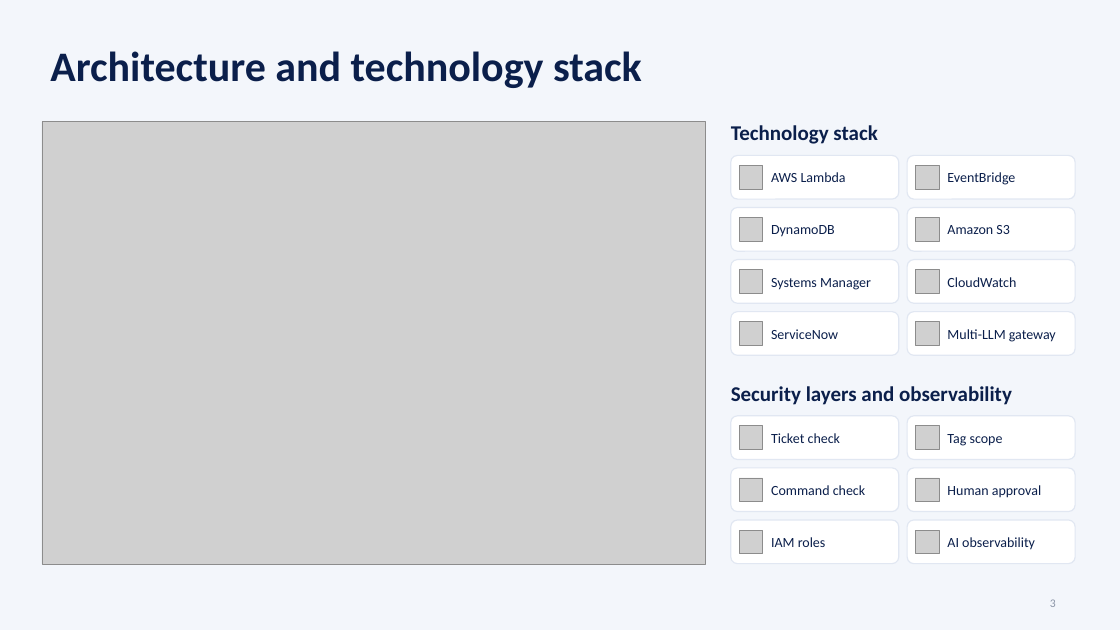
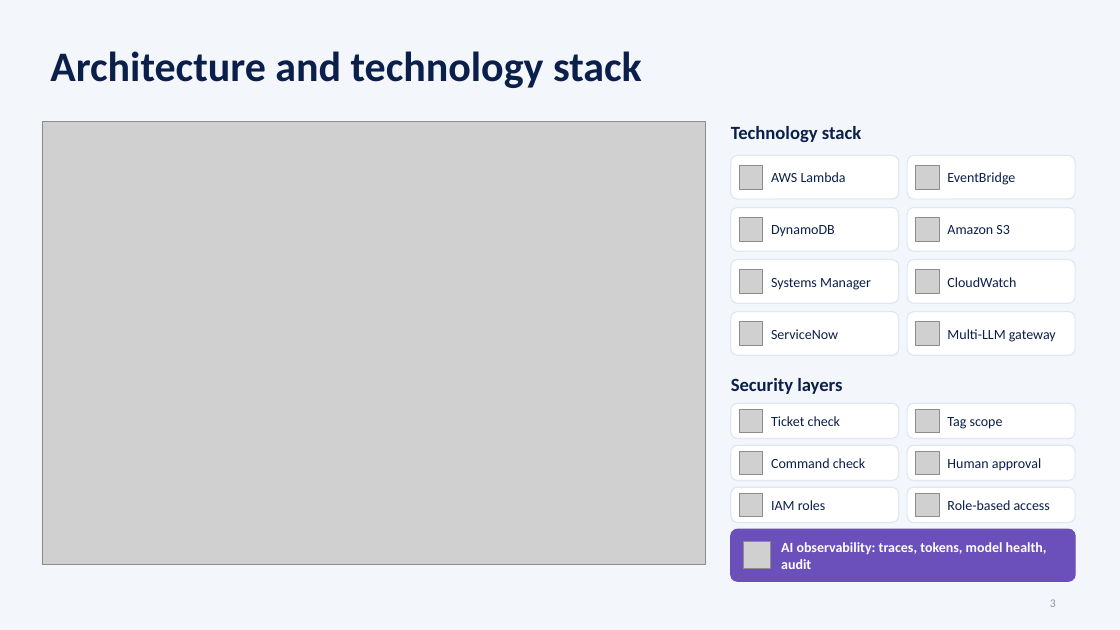
Before and after one commit to akaravind456-spec/Matrix-aiops, a slide deck: slide 3 of docs/presentation/MATRIX-Product-Deck.pptx. Drawn at 1120x630 pixels with LibreOffice and Linux fonts; fonts in the diff are those of the drawing; grey boxes stand for pictures. Boxes give left, top, right and bottom in pixels: in the first picture for what was removed or moved away, otherwise in the second. Text is boxed around its words. In the diff, an @@ line names an element or a change of style, - is before the commit and + after.

```diff
--- a/docs/presentation/MATRIX-Product-Deck.pptx
+++ b/docs/presentation/MATRIX-Product-Deck.pptx
@@ text "Technology stack" at [731, 126, 861, 142]: size 18 to 16 pt @@
@@ text at [731, 378, 842, 394]: text changed; size 18 to 16 pt @@
-Security layers and observability
+Security layers
@@ rounded rectangle: place and size @@
-rounded rectangle at [907, 416, 1075, 460]
+rounded rectangle at [731, 403, 899, 439]
@@ picture: place and size @@
-picture at [739, 426, 763, 450]
+picture at [739, 409, 763, 433]
@@ text "Ticket check": place and size @@
-text "Ticket check" at [771, 433, 840, 443]
+text "Ticket check" at [771, 416, 840, 426]
@@ rounded rectangle: place and size @@
-rounded rectangle at [731, 468, 899, 512]
+rounded rectangle at [907, 403, 1075, 439]
@@ picture: place and size @@
-picture at [916, 426, 939, 450]
+picture at [916, 409, 939, 433]
@@ text "Tag scope": place and size @@
-text "Tag scope" at [947, 434, 1003, 446]
+text "Tag scope" at [947, 417, 1003, 429]
@@ rounded rectangle: place and size @@
-rounded rectangle at [907, 468, 1075, 512]
+rounded rectangle at [731, 445, 899, 481]
@@ text "Command check": place and size @@
-text "Command check" at [771, 485, 865, 495]
+text "Command check" at [771, 458, 865, 468]
@@ proportions changed in 5 elements at [731, 403, 899, 439], [731, 445, 899, 481], [731, 487, 899, 523], [907, 403, 1075, 439], [907, 445, 1075, 481] @@
@@ rounded rectangle: place and size @@
-rounded rectangle at [731, 520, 899, 564]
+rounded rectangle at [907, 445, 1075, 481]
@@ text "Human approval": place and size @@
-text "Human approval" at [947, 485, 1041, 498]
+text "Human approval" at [947, 458, 1041, 471]
@@ picture: place and size @@
-picture at [739, 478, 763, 502]
+picture at [739, 451, 763, 475]
@@ picture: place and size @@
-picture at [916, 478, 939, 502]
+picture at [916, 451, 939, 475]
@@ rounded rectangle: place and size @@
-rounded rectangle at [907, 520, 1075, 564]
+rounded rectangle at [731, 487, 899, 523]
@@ picture: place and size @@
-picture at [739, 530, 763, 554]
+picture at [739, 493, 763, 517]
@@ text "IAM roles": place and size @@
-text "IAM roles" at [771, 537, 826, 547]
+text "IAM roles" at [771, 500, 826, 510]
@@ rounded rectangle added at [907, 487, 1075, 523], fill #FFFFFF, outline #E1E7F2 1 pt @@
@@ picture added at [916, 493, 939, 517] @@
@@ text added at [947, 500, 1050, 510], 12 pt, text #0B1F4B @@
+Role-based access
@@ rounded rectangle: place and size @@
-rounded rectangle at [731, 416, 899, 460]
+rounded rectangle at [731, 529, 1075, 581]
@@ rounded rectangle at [731, 529, 1075, 581]: fill #FFFFFF to #6B4FBB; outline #E1E7F2 1 pt to #6B4FBB 1 pt; proportions changed @@
@@ picture removed at [916, 530, 939, 554] @@
@@ text removed at [947, 537, 1035, 550] @@
-AI observability
@@ picture added at [744, 542, 770, 569] @@
@@ text added at [781, 542, 1047, 569], 12 pt, text #FFFFFF, bold @@
+AI observability: traces, tokens, model health, audit
```
Also in this commit, not shown: 4 other slides changed.
